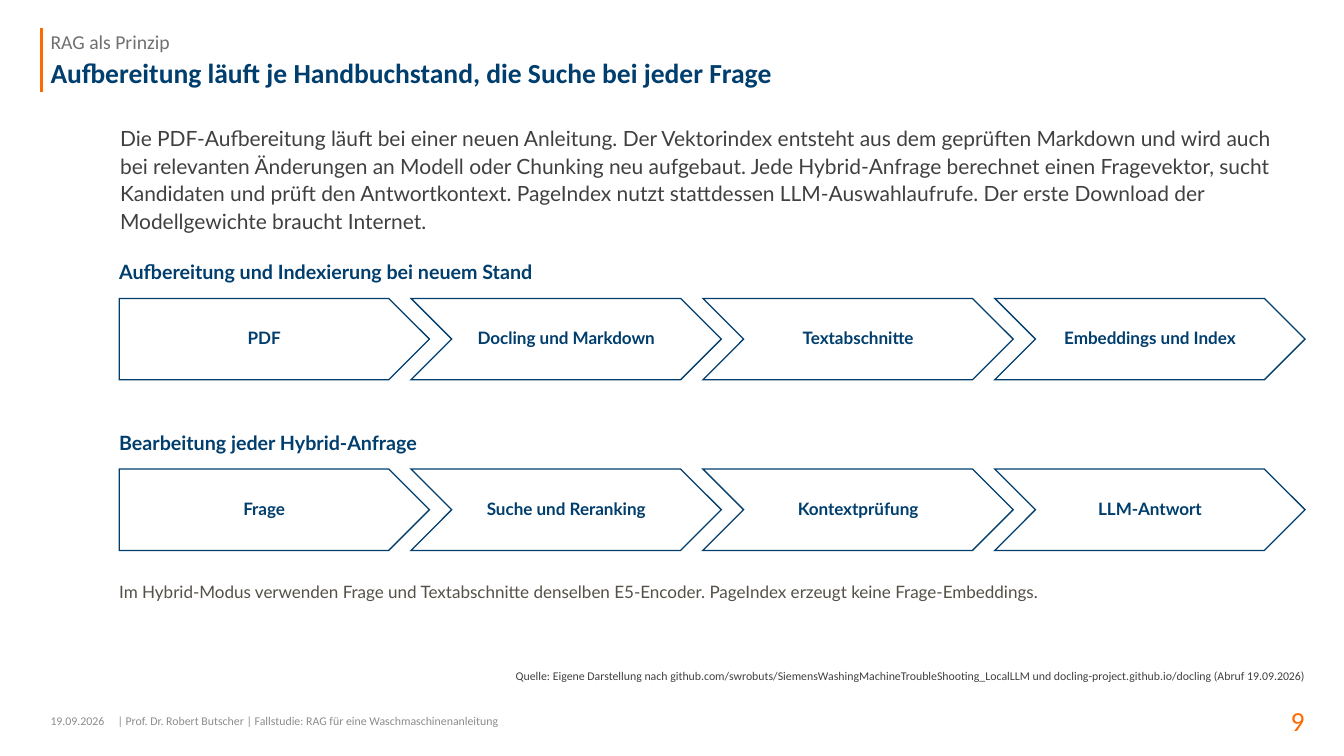
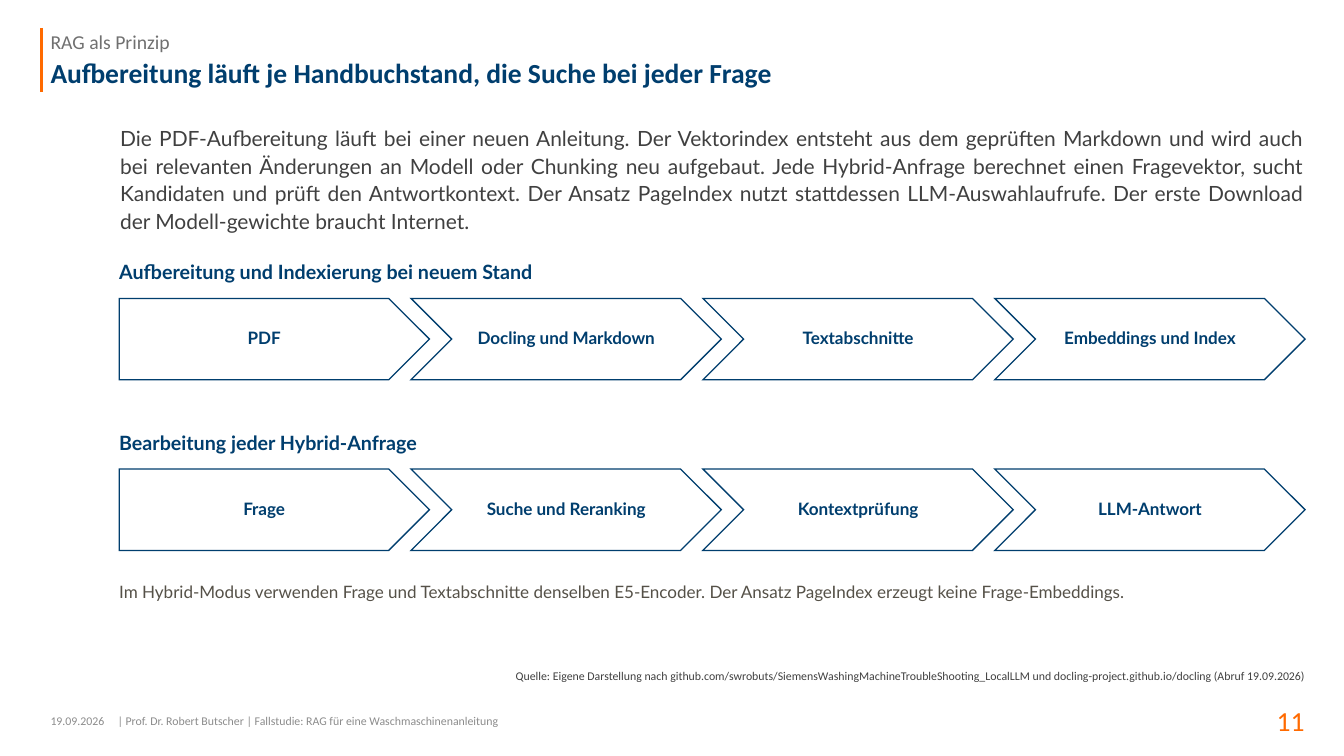
Before and after one commit to swrobuts/SiemensWashingMachineTroubleShooting_LocalLLM, a slide deck: slide 11 of docs/slides/RAG_Waschmaschine_Dokumentation.pptx (slide 9 before the commit). Drawn at 1344x756 pixels with LibreOffice and Linux fonts; fonts in the diff are those of the drawing; background and template pictures are left out. Boxes give left, top, right and bottom in pixels: in the first picture for what was removed or moved away, otherwise in the second. Text is boxed around its words. In the diff, an @@ line names an element or a change of style, - is before the commit and + after.

```diff
--- a/docs/slides/RAG_Waschmaschine_Dokumentation.pptx
+++ b/docs/slides/RAG_Waschmaschine_Dokumentation.pptx
@@ text at box(120, 130, 1303, 233): text changed @@
-Die PDF-Aufbereitung läuft bei einer neuen Anleitung. Der Vektorindex entsteht aus dem geprüften Markdown und wird auch bei relevanten Änderungen an Modell oder Chunking neu aufgebaut. Jede Hybrid-Anfrage berechnet einen Fragevektor, sucht Kandidaten und prüft den Antwortkontext. PageIndex nutzt stattdessen LLM-Auswahlaufrufe. Der erste Download der Modellgewichte braucht Internet.
+Die PDF-Aufbereitung läuft bei einer neuen Anleitung. Der Vektorindex entsteht aus dem geprüften Markdown und wird auch bei relevanten Änderungen an Modell oder Chunking neu aufgebaut. Jede Hybrid-Anfrage berechnet einen Fragevektor, sucht Kandidaten und prüft den Antwortkontext. Der Ansatz PageIndex nutzt stattdessen LLM-Auswahlaufrufe. Der erste Download der Modell-gewichte braucht Internet.
@@ text at box(119, 585, 1124, 601): text changed @@
-Im Hybrid-Modus verwenden Frage und Textabschnitte denselben E5-Encoder. PageIndex erzeugt keine Frage-Embeddings.
+Im Hybrid-Modus verwenden Frage und Textabschnitte denselben E5-Encoder. Der Ansatz PageIndex erzeugt keine Frage-Embeddings.
@@ page number at box(1277, 713, 1305, 731): text changed @@
-9
+11
```
Also in this commit, not shown: 57 other slides changed, 2 slides added.
